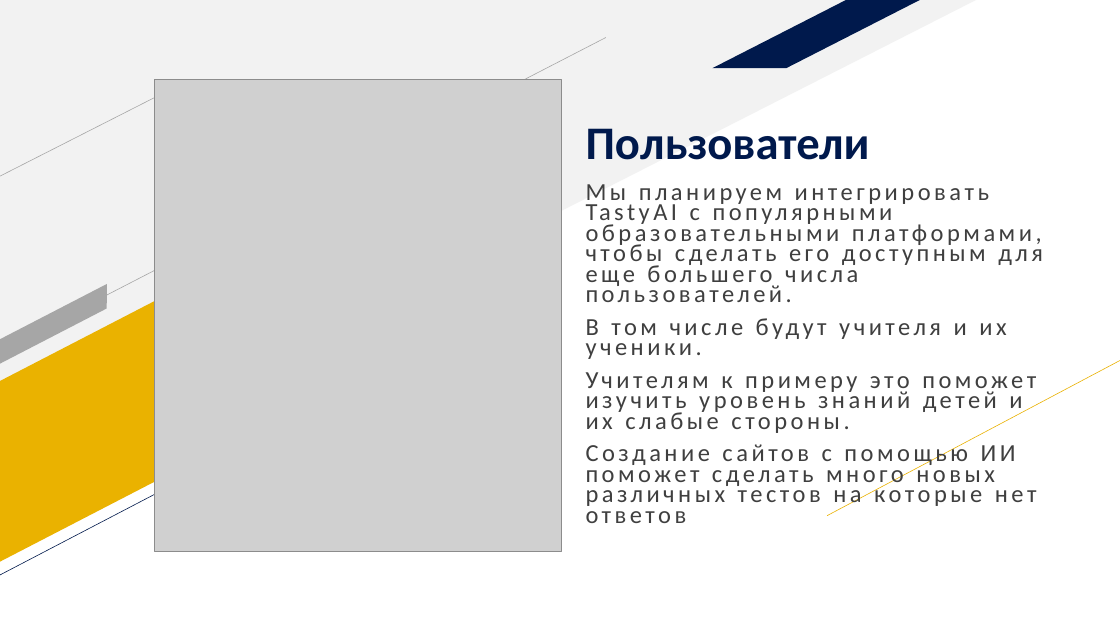
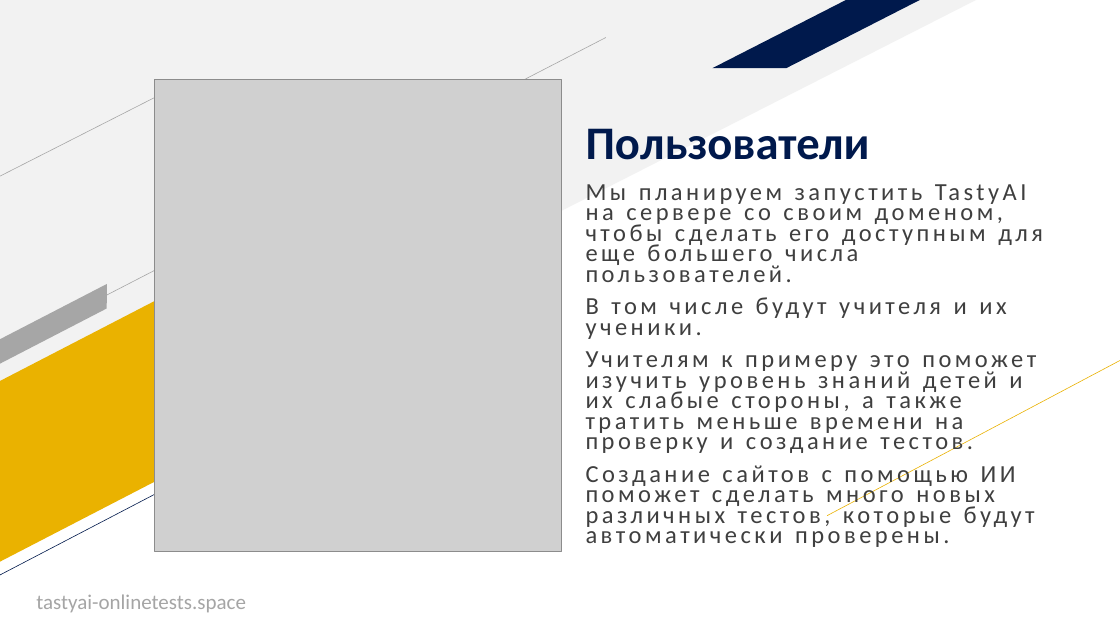
Before and after one commit to b1t0nese/TastyAI, a slide deck: slide 4 of doc/tastyai_presentation.pptx (slide 5 before the commit). Drawn at 1120x630 pixels with LibreOffice and Linux fonts; fonts in the diff are those of the drawing; grey boxes stand for pictures. Boxes give left, top, right and bottom in pixels: in the first picture for what was removed or moved away, otherwise in the second. Text is boxed around its words. In the diff, an @@ line names an element or a change of style, - is before the commit and + after.

```diff
--- a/doc/tastyai_presentation.pptx
+++ b/doc/tastyai_presentation.pptx
@@ text at bbox=[586, 200, 1043, 282]: text changed @@
-Мы планируем интегрировать TastyAI с популярными образовательными платформами, чтобы сделать его доступным для еще большего числа пользователей.
+Мы планируем запустить TastyAI на сервере со своим доменом, чтобы сделать его доступным для еще большего числа пользователей.
@@ text at bbox=[586, 351, 1036, 547]: text changed @@
-Учителям к примеру это поможет изучить уровень знаний детей и их слабые стороны.
-Создание сайтов с помощью ИИ поможет сделать много новых различных тестов на которые нет ответов
+Учителям к примеру это поможет изучить уровень знаний детей и их слабые стороны, а также тратить меньше времени на проверку и создание тестов.
+Создание сайтов с помощью ИИ поможет сделать много новых различных тестов, которые будут автоматически проверены.
@@ text added at bbox=[36, 594, 246, 612], 18 pt, text #A5A5A5 @@
+tastyai-onlinetests.space
```
Also in this commit, not shown: 4 other slides changed, 2 slides removed, 8 other files.
